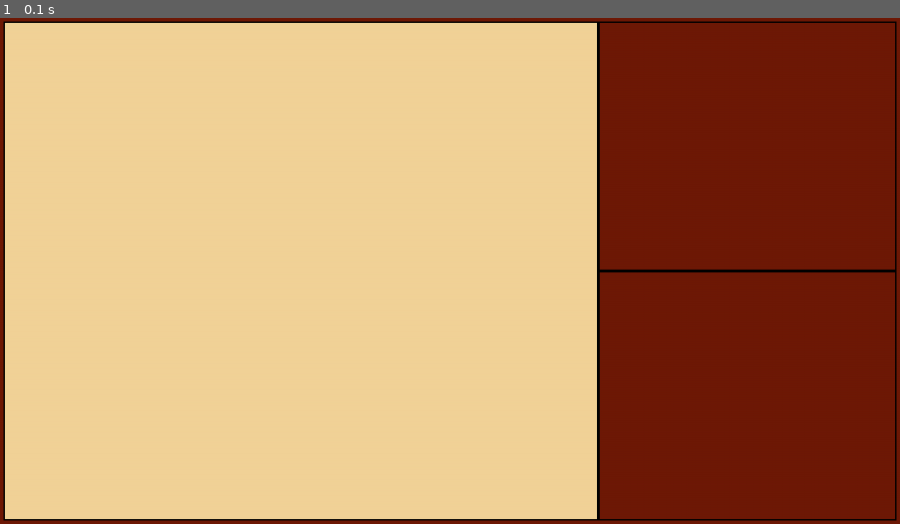
Above: before the commit, frame 1.
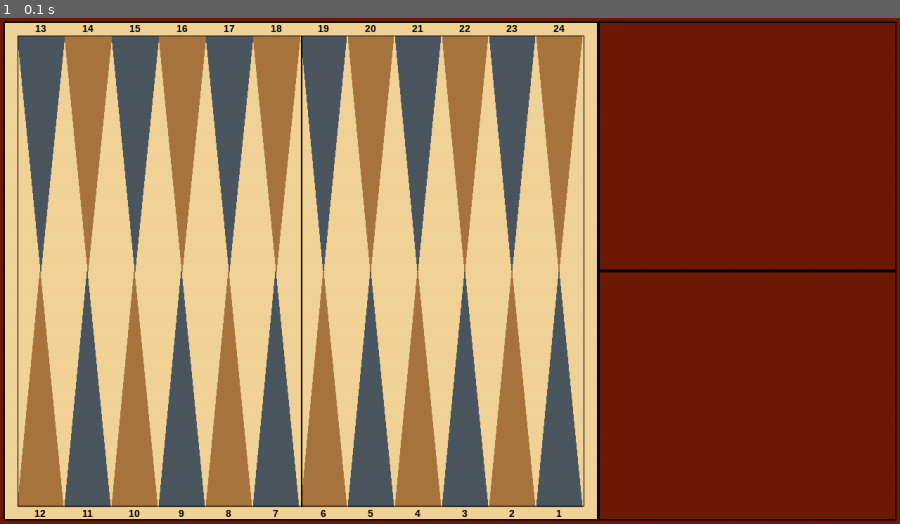
Above: after the commit, the same moment.

Repository: um-computacion/computacion-2025-backgammon-josefinaPorolli
Game: pygame game, started from pygame_ui/game_interface.py
Two runs of this game, one before a commit and one after it. Both use one fixed random seed, a clock stepped at 60 frames per second and the inputs below.
Inputs:
- Up to frame 1 (0.1 s): no input

The runs differ from the first frame. In frame 1, 31% of the frame differs, in the area x 1-65%, y 1-99%.

Commit message:
Pygame: board design

Diff:
--- a/pygame_ui/game_interface.py
+++ b/pygame_ui/game_interface.py
@@ -92,6 +92,119 @@
     pygame.draw.rect(screen, BLACK, black_player_control, 2)
     pygame.draw.rect(screen, BLACK, white_player_control, 2)
 
+    # BACKGAMMON BOARD
+    board_margin = 20  # Margen interno del tablero
+    board_inner = pygame.Rect(
+        board_square.left + board_margin,
+        board_square.top + board_margin,
+        board_square.width - 2 * board_margin,
+        board_square.height - 2 * board_margin
+    )
+
+    # Divide the board in the middle to differ left and right squares
+    board_center_x = board_inner.left + board_inner.width // 2
+
+    # Create the 24 points (triangles)
+    point_width = board_inner.width // 12  # Width
+    point_height = board_inner.height // 2  # Height
+
+    # Font for numbers of each point
+    font = pygame.font.SysFont('Arial', 14, bold=True)
+
+    # Draw points and numbers
+
+    # Upper left quadrant (points 13-18) - pointing DOWN
+    for i in range(6):
+        point_number = 13 + i
+        point_rect = pygame.Rect(
+            board_inner.left + i * point_width,
+            board_inner.top,
+            point_width,
+            point_height
+        )
+        color = POINT1_COLOR if i % 2 == 0 else POINT2_COLOR
+        # Triangle pointing down
+        pygame.draw.polygon(screen, color, [
+            (point_rect.left, point_rect.top),
+            (point_rect.right, point_rect.top),
+            (point_rect.left + point_rect.width // 2, point_rect.bottom)
+        ])
+        # Numbers above the points
+        number_text = font.render(str(point_number), True, BLACK)
+        text_rect = number_text.get_rect(center=(point_rect.centerx, board_inner.top - 10))
+        screen.blit(number_text, text_rect)
+
+    # Upper right quadrant (points 19-24) - pointing DOWN
+    for i in range(6):
+        point_number = 19 + i
+        point_rect = pygame.Rect(
+            board_center_x + i * point_width,
+            board_inner.top,
+            point_width - 2,
+            point_height
+        )
+        color = POINT1_COLOR if i % 2 == 0 else POINT2_COLOR
+        # Triangle pointing down
+        pygame.draw.polygon(screen, color, [
+            (point_rect.left, point_rect.top),
+            (point_rect.right, point_rect.top),
+            (point_rect.left + point_rect.width // 2, point_rect.bottom)
+        ])
+        # Numbers above the points
+        number_text = font.render(str(point_number), True, BLACK)
+        text_rect = number_text.get_rect(center=(point_rect.centerx, board_inner.top - 10))
+        screen.blit(number_text, text_rect)
+
+    # Lower left quadrant (points 12-7) - pointing UP
+    for i in range(6):
+        point_number = 12 - i
+        point_rect = pygame.Rect(
+            board_inner.left + i * point_width,
+            board_inner.top + board_inner.height // 2,
+            point_width - 2,
+            point_height
+        )
+        color = POINT2_COLOR if i % 2 == 0 else POINT1_COLOR
+        # Triangle pointing UP
+        pygame.draw.polygon(screen, color, [
+            (point_rect.left, point_rect.bottom),
+            (point_rect.right, point_rect.bottom),
+            (point_rect.left + point_rect.width // 2, point_rect.top)
+        ])
+        # Numbers below the points
+        number_text = font.render(str(point_number), True, BLACK)
+        text_rect = number_text.get_rect(center=(point_rect.centerx, board_inner.bottom + 10))
+        screen.blit(number_text, text_rect)
+
+    # Lower right quadrant (points 6-1) - pointing UP
+    for i in range(6):
+        point_number = 6 - i
+        point_rect = pygame.Rect(
+            board_center_x + i * point_width,
+            board_inner.top + board_inner.height // 2,
+            point_width - 2,
+            point_height
+        )
+        color = POINT2_COLOR if i % 2 == 0 else POINT1_COLOR
+        # Triangle pointing UP
+        pygame.draw.polygon(screen, color, [
+            (point_rect.left, point_rect.bottom),
+            (point_rect.right, point_rect.bottom),
+            (point_rect.left + point_rect.width // 2, point_rect.top)
+        ])
+        # Numbers below the points
+        number_text = font.render(str(point_number), True, BLACK)
+        text_rect = number_text.get_rect(center=(point_rect.centerx, board_inner.bottom + 10))
+        screen.blit(number_text, text_rect)
+
+    # Soft center line
+    pygame.draw.line(screen, BLACK,
+                    (board_center_x, board_inner.top),
+                    (board_center_x, board_inner.bottom), 2)
+
+    # Inner board border
+    pygame.draw.rect(screen, BLACK, board_inner, 1)
+
     # Update the screen
     pygame.display.flip()
 
